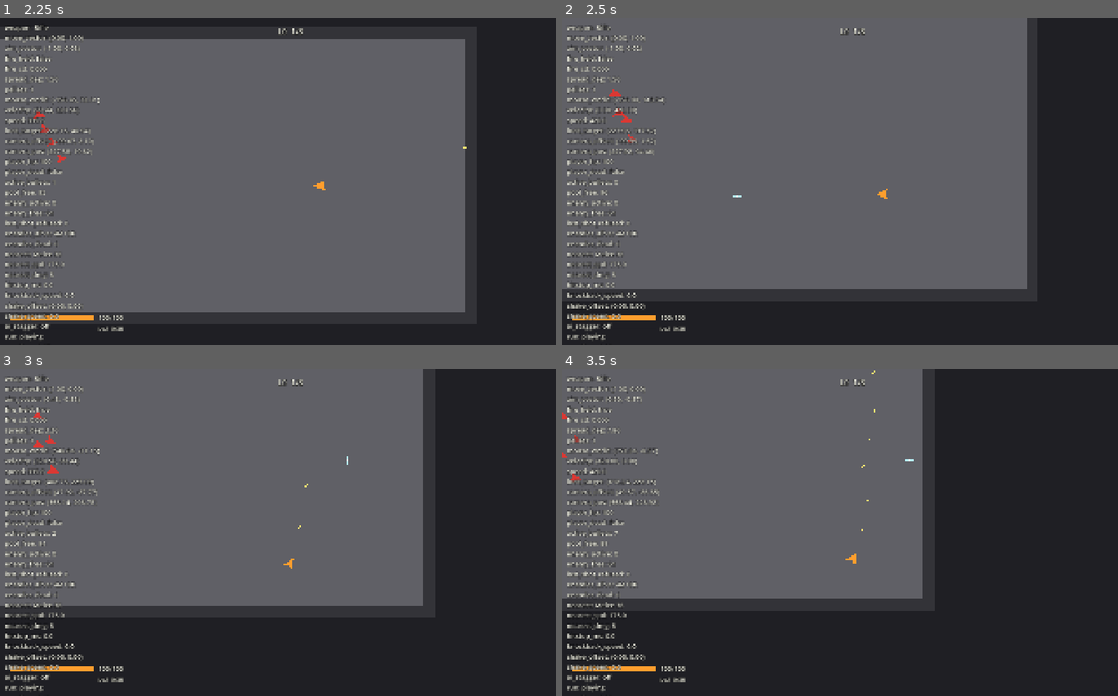
Above: before the commit, frames 1-4 (two rows, left to right).
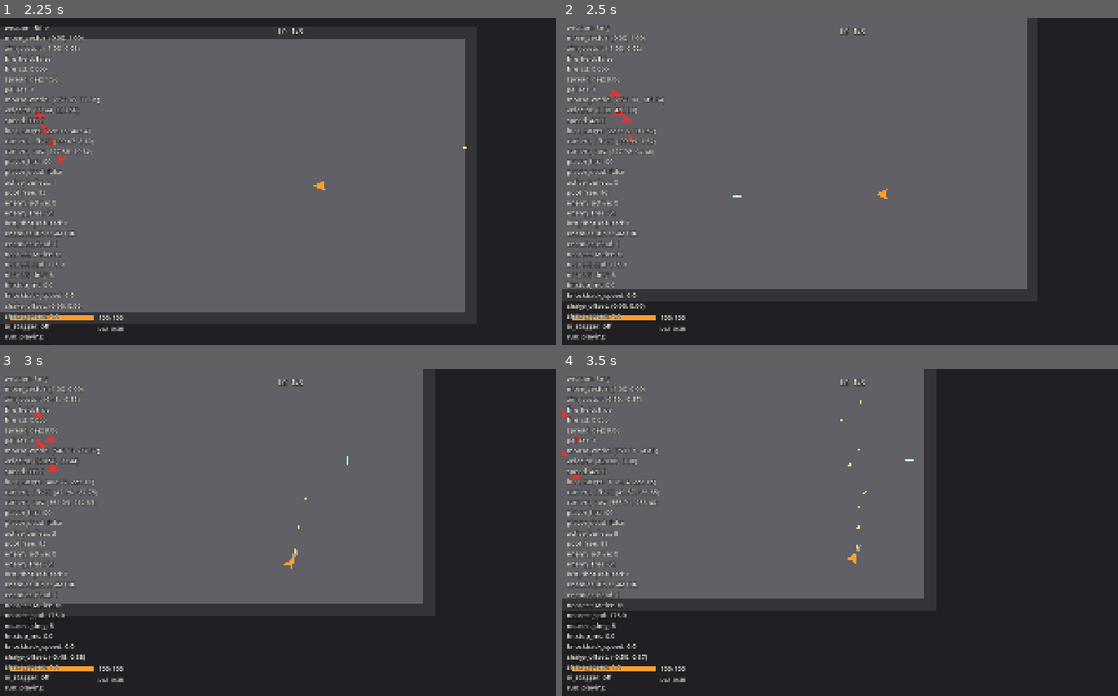
Above: after the commit, the same moments.

Repository: ZhiH2333/WPG
Game: Godot game, scene res://ui/main_menu.tscn
Two runs of this game, one before a commit and one after it. Both use one fixed random seed, a clock stepped at 60 frames per second and the inputs below.
Inputs (mouse positions are in pixels of both pictures, inside the frame that each line leads up to):
- Up to frame 1 (2.25 s): click "Play" at 0.5 s; tap Enter (ui_accept) at 1.25, 1.52 s; move the mouse to (417, 165) at 1.27 s; press the mouse at (417, 165) at 1.28 s; hold D (move_right) 1.28-2.03 s; tap 3 (weapon_rifle) at 1.55, 2.1 s; move the mouse to (172, 197) at 2.02 s; release the mouse at (172, 197) at 2.03 s; hold S (move_down) from 2.03 s (still down)
- Up to frame 2 (2.5 s): keep holding S (move_down); tap Enter (ui_accept) at 2.27 s; tap 4 (weapon_smg, bound only after the commit) at 2.3 s
- Up to frame 3 (3 s): move the mouse to (350, 460) at 2.77 s; release S (move_down) at 2.78 s; press the mouse at (350, 460) at 2.78 s; hold D (move_right) from 2.78 s (still down); tap 4 (weapon_smg, bound only after the commit) at 2.85 s
- Up to frame 4 (3.5 s): keep holding D (move_right)

Frame 1 is identical in both runs. In frame 2, less than 0.1% of the frame differs, in the area x 3-10%, y 2-90%; in frame 3, 0.8%, in the area x 0-77%, y 2-92%; in frame 4, 0.5%.

Commit message:
:sparkles: smg

Diff:
--- a/combat/sfx_pool.gd
+++ b/combat/sfx_pool.gd
@@ -61,12 +61,18 @@
 func play_rifle(world_position: Vector2) -> void:
 	play(_stream_rifle, randf_range(0.97, 1.03), -8.0, world_position)
 
+func play_smg(world_position: Vector2) -> void:
+	play(_stream_rifle, randf_range(1.12, 1.22), -11.0, world_position)
+
 func play_weapon(weapon: Weapon, world_position: Vector2) -> void:
 	if weapon is Shotgun:
 		play_shotgun(world_position)
 		return
 	if weapon is Rifle:
 		play_rifle(world_position)
+		return
+	if weapon is Smg:
+		play_smg(world_position)
 		return
 	play_pistol(world_position)
 
--- a/player/player.tscn
+++ b/player/player.tscn
@@ -7,6 +7,7 @@
 [ext_resource type="Script" path="res://weapons/pistol.gd" id="5_pistol"]
 [ext_resource type="Script" path="res://weapons/shotgun.gd" id="6_shotgun"]
 [ext_resource type="Script" path="res://weapons/rifle.gd" id="7_rifle"]
+[ext_resource type="Script" path="res://weapons/smg.gd" id="11_smg"]
 [ext_resource type="Script" path="res://player/player_health.gd" id="8_health"]
 [ext_resource type="PackedScene" path="res://combat/muzzle_flash.tscn" id="9_flash"]
 [ext_resource type="Script" path="res://player/fire_feedback.gd" id="10_feedback"]
@@ -61,5 +62,8 @@
 damage = 5
 lifetime = 0.85
 
+[node name="Smg" type="Node" parent="WeaponHost"]
+script = ExtResource("11_smg")
+
 [node name="FireFeedback" type="Node" parent="."]
 script = ExtResource("10_feedback")
--- a/player/weapon_host.gd
+++ b/player/weapon_host.gd
@@ -1,7 +1,7 @@
 extends Node
 class_name WeaponHost
 
-## 切枪不进输入合同三量；只读 1/2/3，转发给当前武器。
+## 切枪不进输入合同三量；只读 1/2/3/4，转发给当前武器。
 var _weapons: Array[Weapon] = []
 var _current_index: int = 0
 var _switch_locked: bool = false
@@ -45,6 +45,13 @@
 			return rifle
 	return null
 
+func get_smg() -> Smg:
+	for weapon: Weapon in _weapons:
+		var smg: Smg = weapon as Smg
+		if smg != null:
+			return smg
+	return null
+
 func get_weapons() -> Array[Weapon]:
 	return _weapons.duplicate()
 
@@ -77,6 +84,9 @@
 		return
 	if Input.is_action_just_pressed("weapon_rifle"):
 		_activate_index(2)
+		return
+	if Input.is_action_just_pressed("weapon_smg"):
+		_activate_index(3)
 
 func _collect_weapons() -> void:
 	_weapons.clear()
--- a/project.godot
+++ b/project.godot
@@ -69,6 +69,11 @@
 "events": [Object(InputEventKey,"resource_local_to_scene":false,"resource_name":"","device":-1,"window_id":0,"alt_press …(191 unchanged characters)…
 ]
 }
+weapon_smg={
+"deadzone": 0.5,
+"events": [Object(InputEventKey,"resource_local_to_scene":false,"resource_name":"","device":-1,"window_id":0,"alt_pressed":false,"shift_pressed":false,"ctrl_pressed":false,"meta_pressed":false,"pressed":false,"keycode":0,"physical_keycode":52,"key_label":0,"unicode":52,"location":0,"echo":false,"script":null)
+]
+}
 sandbox_reset={
 "deadzone": 0.5,
 "events": [Object(InputEventKey,"resource_local_to_scene":false,"resource_name":"","device":-1,"window_id":0,"alt_press …(192 unchanged characters)…
--- /dev/null
+++ b/weapons/smg.gd
@@ -0,0 +1,38 @@
+extends Weapon
+class_name Smg
+
+## 猪在乱打：固定 9° 散布，按住连扫，松开不复位冷却。不是猎人的精准步枪。
+func _ready() -> void:
+	fire_interval = 0.07
+	projectile_speed = 880.0
+	damage = 4
+	lifetime = 0.65
+	super._ready()
+
+func get_display_name() -> String:
+	return "Smg"
+
+func _should_reset_cooldown_on_release() -> bool:
+	return false
+
+func _spread_deg_for_this_shot() -> float:
+	return 9.0
+
+func _direction_for_pellet(aim: Vector2, _index: int, _pellet_count: int) -> Vector2:
+	var spread: float = _spread_deg_for_this_shot()
+	return aim.rotated(deg_to_rad(randf_range(-spread, spread)))
+
+func get_camera_kick_amplitude() -> float:
+	return 4.0
+
+func get_recoil_pixels() -> float:
+	return 3.0
+
+func get_muzzle_flash_duration_sec() -> float:
+	return 0.04
+
+func get_muzzle_flash_scale() -> Vector2:
+	return Vector2(1.15, 0.9)
+
+func get_muzzle_flash_color() -> Color:
+	return Color(1.0, 0.93, 0.62, 1)
Not shown: 1 places in player/player.tscn that only renumber resources
Not shown, added: weapons/smg.gd.uid
Not shown, changed: README.md
